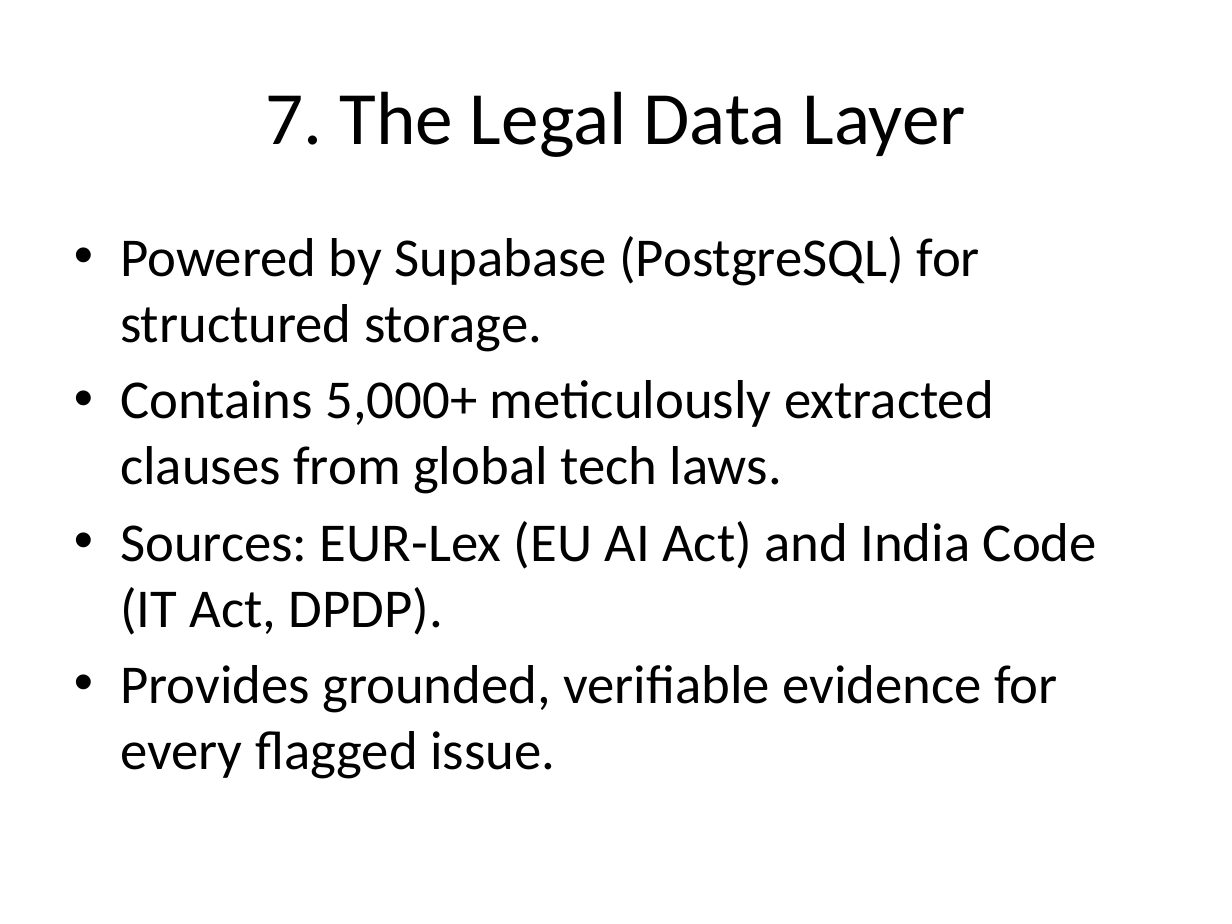
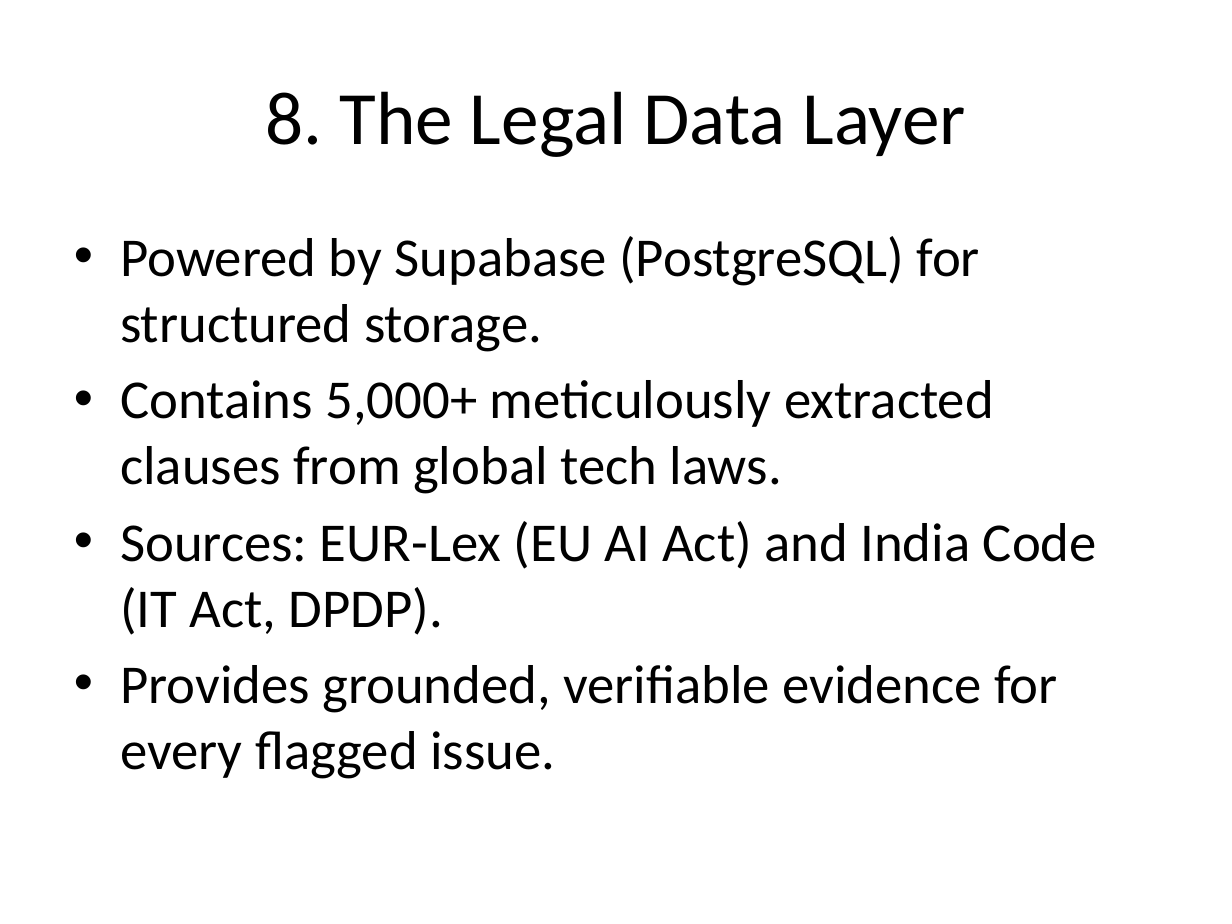
Before and after one commit to avika124/ai-governance-copilot, a slide deck: slide 9 of AI_Governance_Copilot_Presentation.pptx (slide 8 before the commit). Drawn at 1232x924 pixels with LibreOffice and Linux fonts; fonts in the diff are those of the drawing. Boxes give left, top, right and bottom in pixels: in the first picture for what was removed or moved away, otherwise in the second. Text is boxed around its words. In the diff, an @@ line names an element or a change of style, - is before the commit and + after.

```diff
--- a/AI_Governance_Copilot_Presentation.pptx
+++ b/AI_Governance_Copilot_Presentation.pptx
@@ title at <box>265,91,966,157</box>: text changed @@
-7. The Legal Data Layer
+8. The Legal Data Layer
```
Also in this commit, not shown: 15 other slides changed, 3 slides added, 1 other file.
